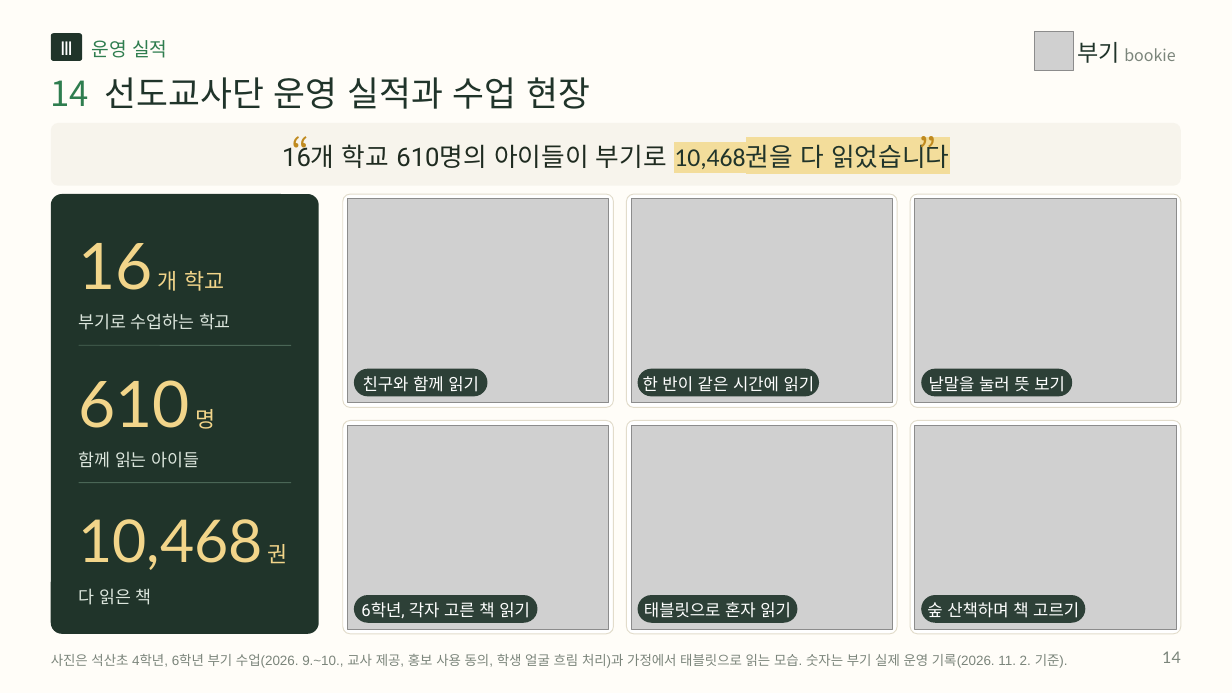
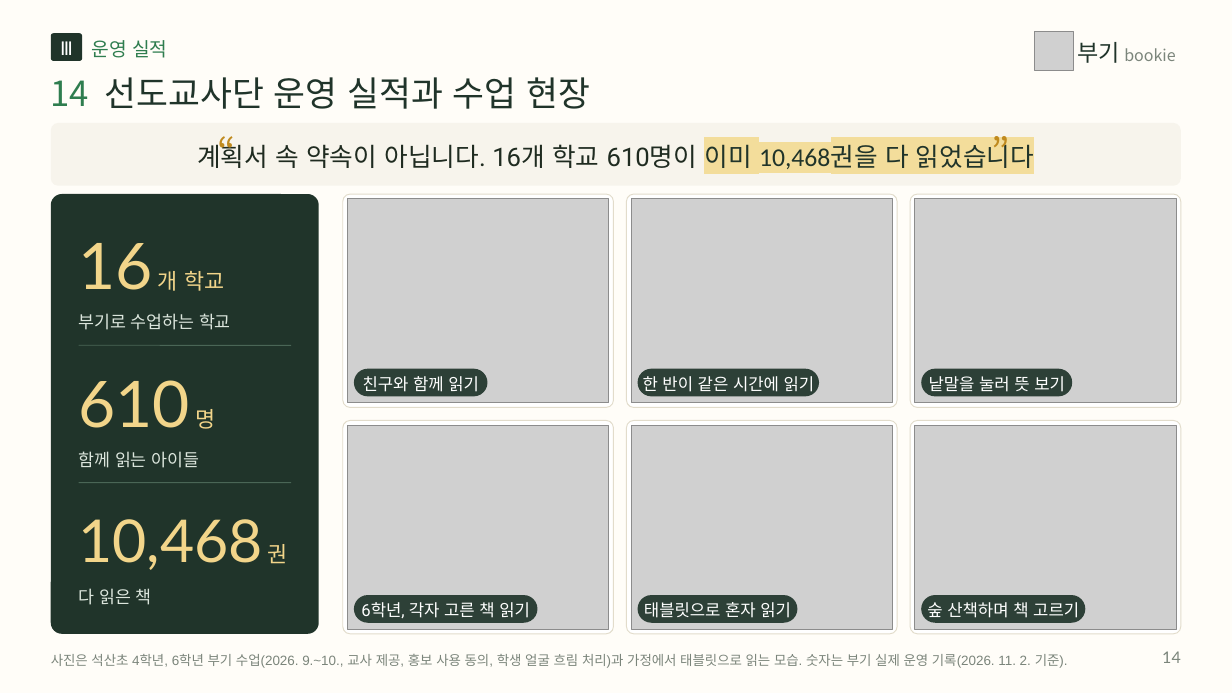
Before and after one commit to legoschool/bookie-test, a slide deck: slide 14 of promo/dl/proposal/bookie-proposal-short-20p.pptx. Drawn at 1232x693 pixels with LibreOffice and Linux fonts; fonts in the diff are those of the drawing; grey boxes stand for pictures. Boxes give left, top, right and bottom in pixels: in the first picture for what was removed or moved away, otherwise in the second. Text is boxed around its words. In the diff, an @@ line names an element or a change of style, - is before the commit and + after.

```diff
--- a/promo/dl/proposal/bookie-proposal-short-20p.pptx
+++ b/promo/dl/proposal/bookie-proposal-short-20p.pptx
@@ text "“": place and size @@
-text "“" at (263,121,310,177)
+text "“" at (190,121,237,177)
@@ text at (197,140,1034,169): text changed @@
-16개 학교 610명의 아이들이 부기로 10,468권을 다 읽었습니다
+계획서 속 약속이 아닙니다. 16개 학교 610명이 이미 10,468권을 다 읽었습니다
@@ text "”": place and size @@
-text "”" at (919,121,965,177)
+text "”" at (992,121,1038,177)
```
Also in this commit, not shown: 17 other slides changed, 44 other files.
